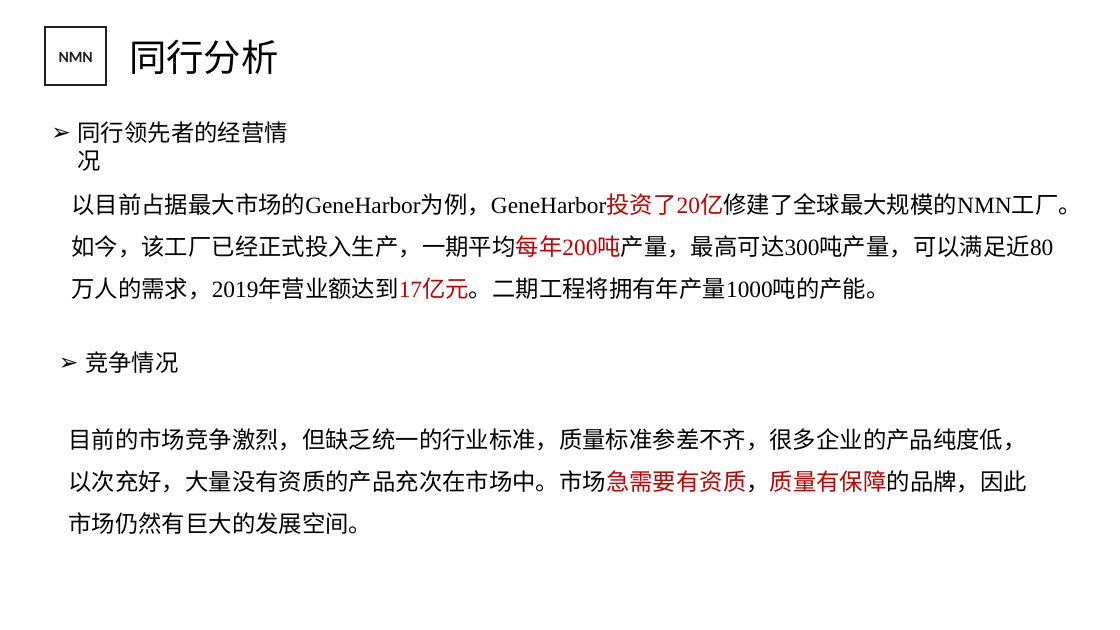
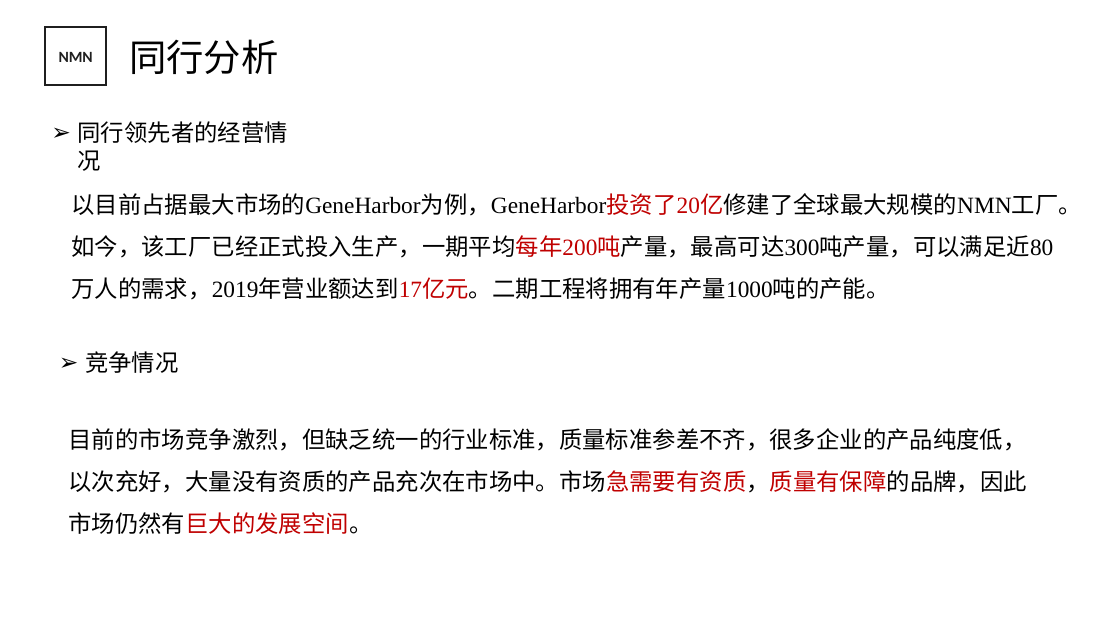
Before and after one commit to JuXue54/blockchain, a slide deck: slide 12 of temp/NMN商业计划书2.pptx. Drawn at 1120x630 pixels with LibreOffice and Linux fonts; fonts in the diff are those of the drawing; background and template pictures are left out. Boxes give left, top, right and bottom in pixels: in the first picture for what was removed or moved away, otherwise in the second. Text is boxed around its words. In the diff, an @@ line names an element or a change of style, - is before the commit and + after.

```diff
--- a/temp/NMN商业计划书2.pptx
+++ b/temp/NMN商业计划书2.pptx
@@ text "目前的市场竞争激烈，但缺乏统一的行业标准，质量标准参差不齐，很多企业的产品纯度低，以次充好，大量没有资质的产品充次在市场 ..." at box(68, 428, 1026, 534): text colour #000000 to #C00000 in "目前的市场竞争激烈，但缺乏统一的行业标准，质量标准参差不齐，很多企业的产品纯度低，以次充好，大量没有资质的产品充次在市场 ..." @@
```
Also in this commit, not shown: 6 other slides changed, 1 other file.
